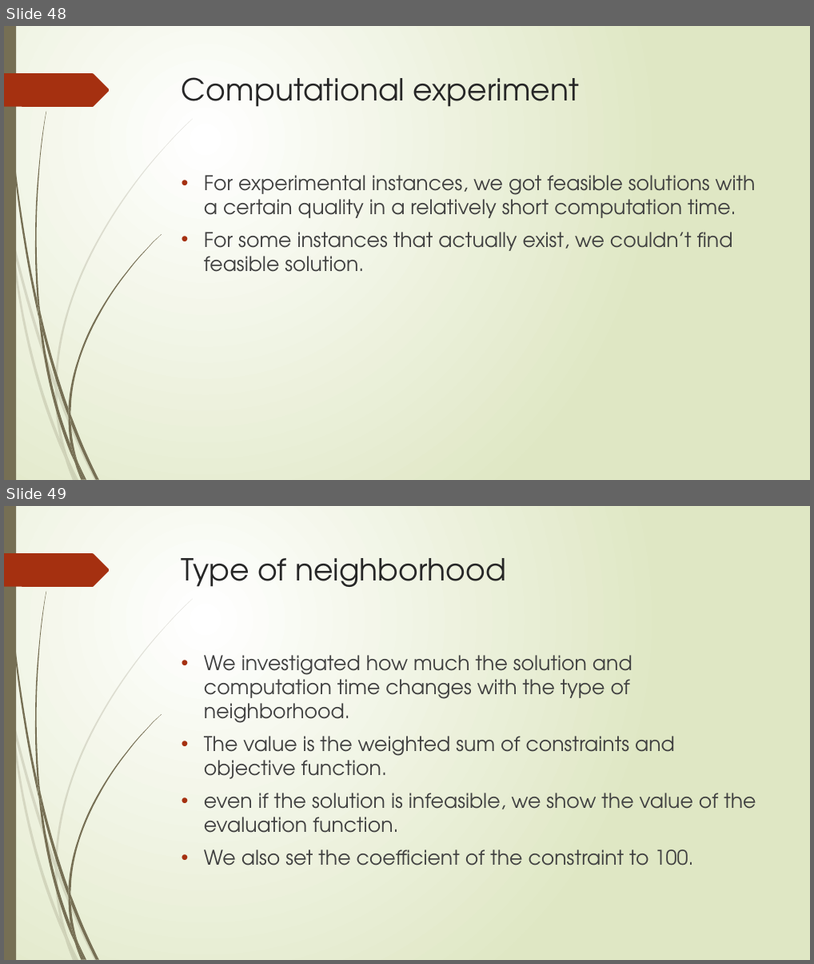
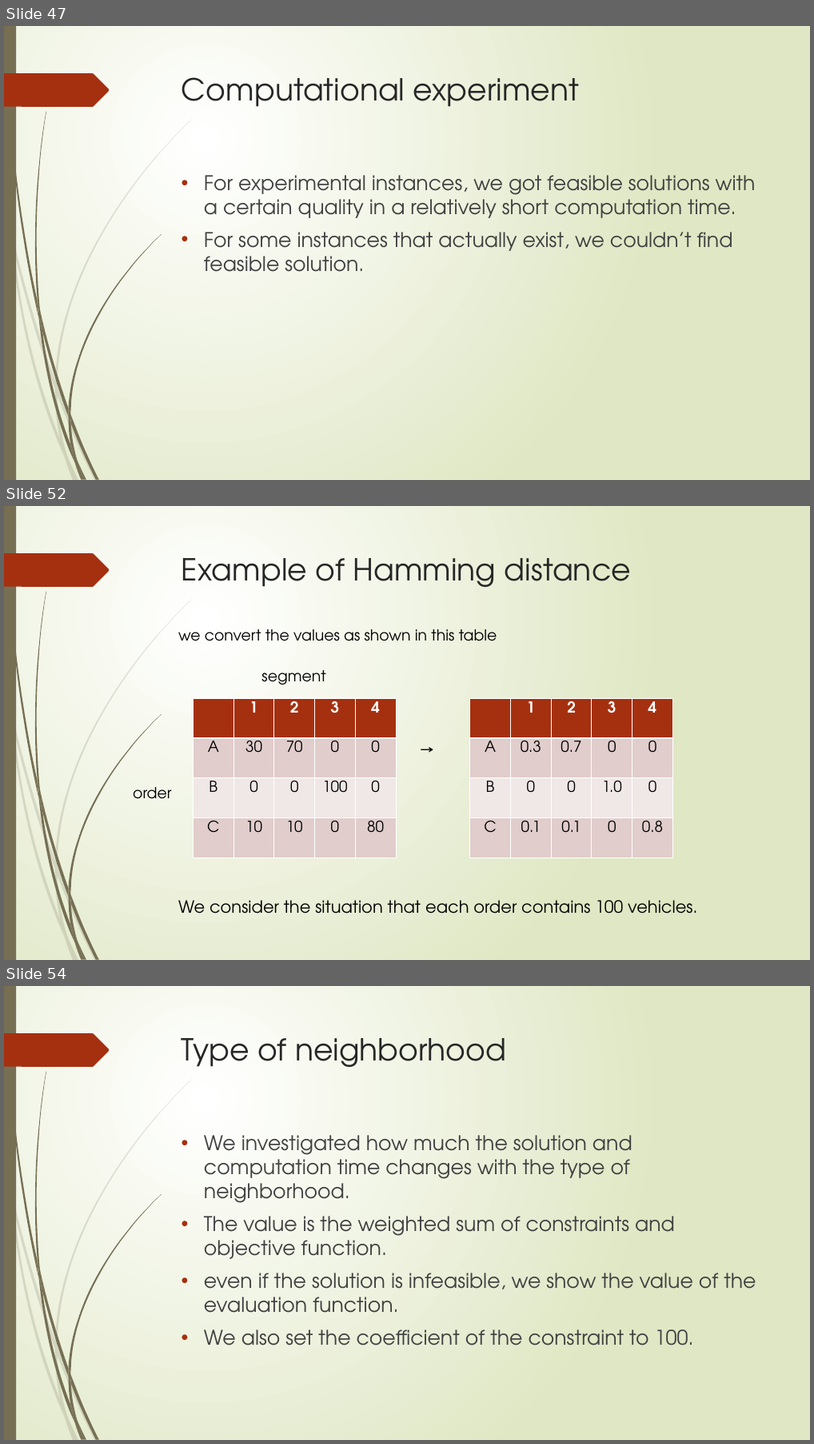
Before and after one commit to r-kurosu/kline_new, a slide deck: 竹田_修論発表.pptx. Shown one above the other, each under a label of ours: slides 48 and 49 before the commit, slides 47, 52 and 54 after it; the slides between them are not shown. The pictures are 814x964 and 814x1444 pixels, drawn with LibreOffice and Linux fonts; fonts in the diff are those of the drawing. Boxes give left, top, right and bottom in pixels: in the first picture for what was removed or moved away, otherwise in the second. Text is boxed around its words. In the diff, an @@ line names an element or a change of style, - is before the commit and + after.

```diff
--- a/竹田_修論発表.pptx
+++ b/竹田_修論発表.pptx
@@ slide 52 added at [4, 506, 810, 960], background gradient #FFFFFF to #DFE8C4; not listed: 24 template elements that a slide beside it also shows @@
@@ title added at [182, 558, 631, 587], 36 pt, text #262626 @@
+Example of Hamming distance
@@ text added at [178, 629, 498, 641], 18 pt, text #000000 @@
+we convert the values as shown in this table
@@ text added at [262, 670, 326, 684], 18 pt, text #000000 @@
+segment
@@ table added at [194, 698, 396, 857], 4 rows, 5 columns @@
+ | 1 | 2 | 3 | 4
+A | 30 | 70 | 0 | 0
+B | 0 | 0 | 100 | 0
+C | 10 | 10 | 0 | 80
@@ table added at [470, 698, 673, 857], 4 rows, 5 columns @@
+ | 1 | 2 | 3 | 4
+A | 0.3 | 0.7 | 0 | 0
+B | 0 | 0 | 1.0 | 0
+C | 0.1 | 0.1 | 0 | 0.8
@@ text added at [414, 736, 442, 760], 18 pt, text #000000 @@
+→
@@ text added at [133, 787, 171, 799], 18 pt, text #000000 @@
+order
@@ text added at [178, 900, 698, 913], 20 pt, text #000000 @@
+We consider the situation that each order contains 100 vehicles.
@@ what was slide 48 is now slide 47 @@
@@ what was slide 49 is now slide 54 @@
```
Also in this commit, not shown: 1 slide changed, 5 other slides added, 1 slide removed.
